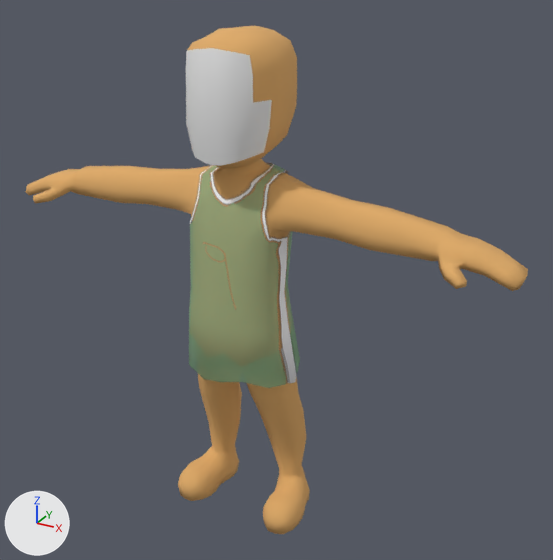
A saved change to the FBX model Assets/Booyakasha/Models/Character.fbx.
The view is the same before and after, from a 50 mm lens placed at (1.305, -2.139, 2.038), pointed at (0.09, 0.069, 0.933). Arrows for +X, +Y and +Z are at lower left; the lights stay in place. Where no turn or scale is listed for an object, it has been applied to the vertices.

Names of what the first picture shows: 'FacialHair', 'Skin', 'Sleeveless'.
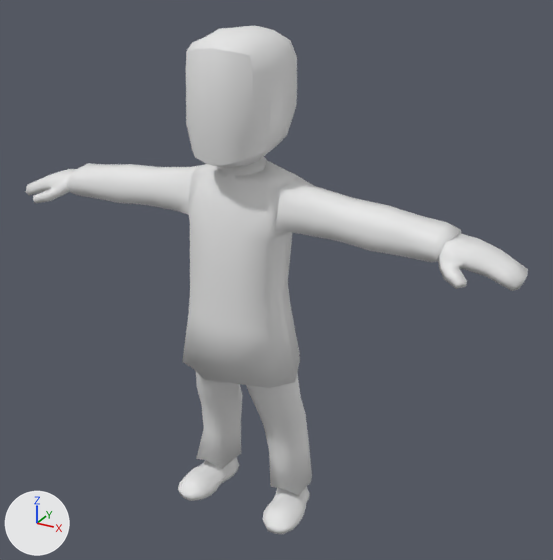
Where the newer file only moved an object's origin or applied its transform, the numbers keep the older frame.

Location of each change, (x1, y1, x2, y2) in pixels of the pictures (553 x 560 px):
'Skin', reshaped
    before: (25, 26, 528, 534)
    after: (25, 26, 528, 291)
'JacketShirt', added
    after: (67, 156, 461, 388)
'Sleeveless', reshaped
    before: (189, 162, 300, 388)
    after: (188, 161, 300, 388)
'Pants', added
    after: (196, 372, 312, 496)
'Shoes', added
    after: (178, 457, 310, 534)
part 1 of me_skin, deleted (orange)
    before: (178, 444, 310, 534)
part 2 of me_skin, recoloured (orange to white)
    before: (25, 26, 528, 475)
    after: (25, 26, 528, 291)
part 3 of me_sleeveless_001, built on
    before: (190, 223, 300, 388)
    after: (263, 230, 300, 388)
part 4 of me_sleeveless_001, recoloured
    before: (189, 162, 288, 388)
    after: (188, 161, 299, 388)

The change, as a diff of the scene's bpy script:
```diff
--- a/Assets/Booyakasha/Models/Character.fbx.py
+++ b/Assets/Booyakasha/Models/Character.fbx.py
@@ me_sleeveless_001 @@
 # used by ob_sleeveless; location = (0.0, 0.0, 0.0)
-me_sleeveless_001.from_pydata(...)  # 220 vertices, 224 faces; spans x -0.225..0.225, y -0.172..0.128, z 0.593..1.369
+me_sleeveless_001.from_pydata(...)  # 356 vertices, 360 faces; spans x -0.225..0.225, y -0.172..0.128, z 0.593..1.369
+# me_sleeveless_001 part 3
+# 7 vertices are removed from x -0.188..0.214, y -0.097..-0.016, z 0.604..1.174
+# 68 faces are deleted
+# 2 vertices move from x -0.162..0.163, y -0.079, z 1.188 to x -0.162..0.162, y -0.079, z 1.187
+# 133 vertices are added at x -0.217..0.217, y -0.145..0.112, z 0.603..1.185
+# 5 new vertices lie (0.007, 0.022, 0.001) away from vertices in x 0.148..0.171, y -0.082..-0.041, z 0.927..1.146
+# 5 new vertices lie (0.007, 0.024, 0.003) away from vertices in x -0.178..-0.168, y -0.029..0.008, z 0.832..1.165
+# 204 new faces join them
+# me_sleeveless_001 part 4: 156 faces spanning x -0.191..0.191, y -0.172..0.128, z 0.593..1.369 switch from mat_sleeveless to no material
@@ me_skin @@
 # used by ob_skin; location = (0.0, 0.0, 0.0)
-me_skin.from_pydata(...)  # 804 vertices, 826 faces; spans x -0.96..0.96, y -0.19..0.2, z 0.0..1.8
+me_skin.from_pydata(...)  # 594 vertices, 604 faces; spans x -0.96..0.96, y -0.19..0.2, z 0.14..1.8
+# me_skin part 1
+# 210 vertices are removed from x -0.27..0.27, y -0.16..0.14, z 0.0..0.13
+# 222 faces are deleted
+# me_skin part 2: 604 faces spanning x -0.96..0.96, y -0.19..0.2, z 0.14..1.8 switch from mat_skin (orange #e0ac69) to no material
@@ me_pants_001 @@
+me_pants_001.from_pydata(...)  # 250 vertices, 276 faces; spans x -0.24..0.235, y -0.164..0.148, z 0.073..0.778
@@ me_jacketshirt_001 @@
+me_jacketshirt_001.from_pydata(...)  # 496 vertices, 512 faces; spans x -0.744..0.745, y -0.187..0.135, z 0.625..1.398
@@ me_shoes @@
+me_shoes.from_pydata(...)  # 226 vertices, 222 faces; spans x -0.268..0.268, y -0.155..0.139, z 0.0..0.14
@@ ob_pants @@
+ob_pants = bpy.data.objects.new('Pants', me_pants_001)
+ob_pants.location = (0.0, 0.0, 0.0)
@@ ob_jacketshirt @@
+ob_jacketshirt = bpy.data.objects.new('JacketShirt', me_jacketshirt_001)
+ob_jacketshirt.location = (0.0, 0.0, 0.0)
@@ ob_shoes @@
+ob_shoes = bpy.data.objects.new('Shoes', me_shoes)
+ob_shoes.location = (0.0, 0.0, 0.0)
```
